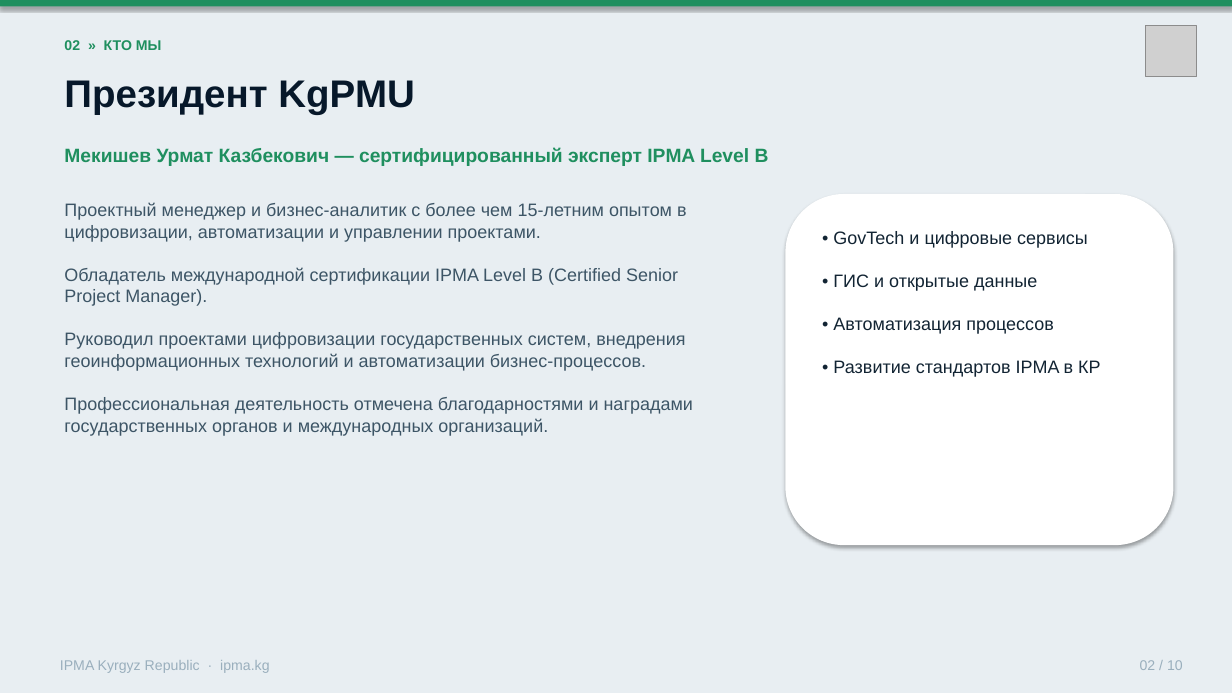
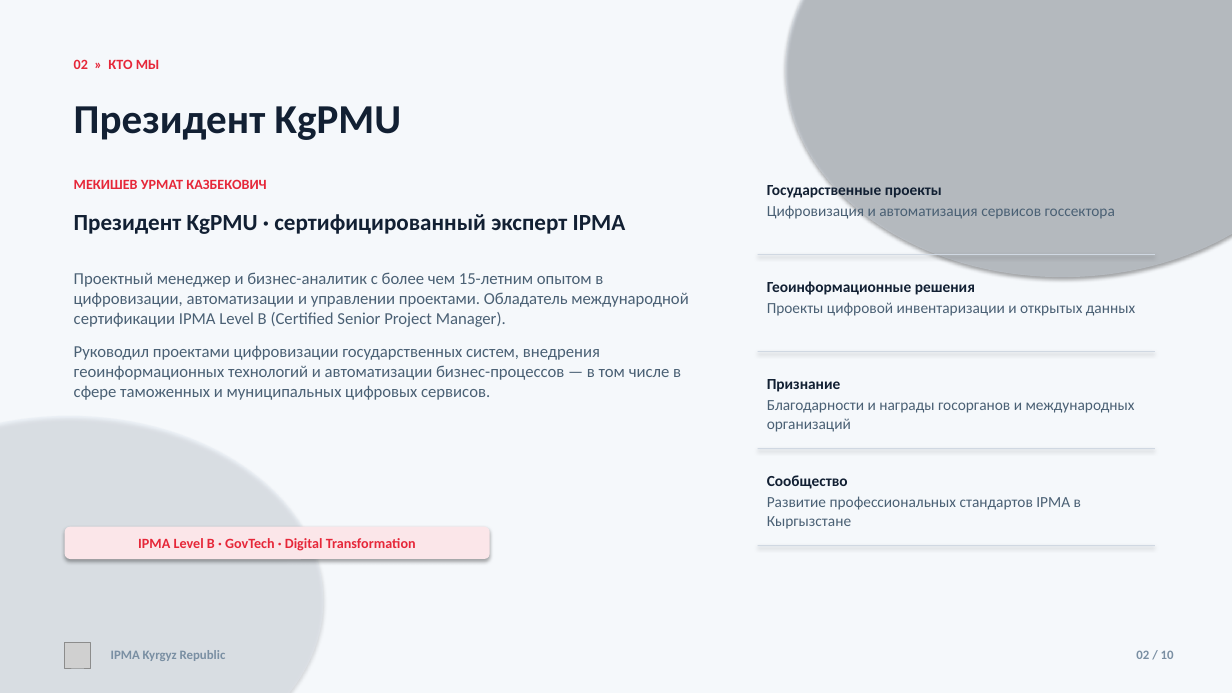
Before and after one commit to umekishev/umekishev, a slide deck: slide 2 of presentations/IPMA_Kyrgyzstan_CoD_Presentation.pptx. Drawn at 1232x693 pixels with LibreOffice and Linux fonts; fonts in the diff are those of the drawing; grey boxes stand for pictures. Boxes give left, top, right and bottom in pixels: in the first picture for what was removed or moved away, otherwise in the second. Text is boxed around its words. In the diff, an @@ line names an element or a change of style, - is before the commit and + after.

```diff
--- a/presentations/IPMA_Kyrgyzstan_CoD_Presentation.pptx
+++ b/presentations/IPMA_Kyrgyzstan_CoD_Presentation.pptx
@@ rectangle at (x1=0, y1=0, x2=1232, y2=693): fill #E8EEF2 to #F5F8FB @@
@@ rectangle removed at (x1=0, y1=0, x2=1232, y2=6) @@
@@ ellipse added at (x1=786, y1=0, x2=1232, y2=277), fill #DCE6F2 at 35% opacity @@
@@ text "02 » КТО МЫ" moved from (x1=64, y1=40, x2=162, y2=50) to (x1=74, y1=59, x2=160, y2=69) @@
@@ text "02 » КТО МЫ" at (x1=74, y1=59, x2=160, y2=69): font Arial to Calibri, text colour #1F8F5F to #E62739 @@
@@ text "Президент KgPMU" moved from (x1=64, y1=80, x2=415, y2=115) to (x1=74, y1=106, x2=401, y2=140) @@
@@ text "Президент KgPMU" at (x1=74, y1=106, x2=401, y2=140): size 30 to 32 pt, font Arial to Calibri, text colour #07182A to #122033 @@
@@ text at (x1=74, y1=179, x2=266, y2=189): text changed; size 15 to 11 pt; font Arial to Calibri; text colour #1F8F5F to #E62739 @@
-Мекишев Урмат Казбекович — сертифицированный эксперт IPMA Level B
+МЕКИШЕВ УРМАТ КАЗБЕКОВИЧ
@@ text added at (x1=767, y1=182, x2=1115, y2=219), 12 pt, text #4A6074 @@
+Государственные проекты
+Цифровизация и автоматизация сервисов госсектора
@@ rounded rectangle removed at (x1=786, y1=194, x2=1174, y2=545) @@
@@ text added at (x1=74, y1=214, x2=626, y2=234), 18 pt, text #122033, bold @@
+Президент KgPMU · сертифицированный эксперт IPMA
@@ text removed at (x1=833, y1=231, x2=1100, y2=377) @@
-• GovTech и цифровые сервисы
-• ГИС и открытые данные
-• Автоматизация процессов
-• Развитие стандартов IPMA в КР
@@ rectangle added at (x1=758, y1=254, x2=1155, y2=255), fill #D0D8E2 @@
@@ text at (x1=74, y1=272, x2=688, y2=400): text changed; size 14 to 13 pt; font Arial to Calibri; text colour #3D5566 to #4A6074 @@
-Проектный менеджер и бизнес-аналитик с более чем 15-летним опытом в цифровизации, автоматизации и управлении проектами.
-Обладатель международной сертификации IPMA Level B (Certified Senior Project Manager).
-Руководил проектами цифровизации государственных систем, внедрения геоинформационных технологий и автоматизации бизнес-процессов.
-Профессиональная деятельность отмечена благодарностями и наградами государственных органов и международных организаций.
+Проектный менеджер и бизнес-аналитик с более чем 15-летним опытом в цифровизации, автоматизации и управлении проектами. Обладатель международной сертификации IPMA Level B (Certified Senior Project Manager).
+Руководил проектами цифровизации государственных систем, внедрения геоинформационных технологий и автоматизации бизнес-процессов — в том числе в сфере таможенных и муниципальных цифровых сервисов.
@@ text added at (x1=767, y1=281, x2=1135, y2=316), 12 pt, text #4A6074 @@
+Геоинформационные решения
+Проекты цифровой инвентаризации и открытых данных
@@ rectangle added at (x1=758, y1=351, x2=1155, y2=352), fill #D0D8E2 @@
@@ text added at (x1=767, y1=379, x2=1135, y2=432), 12 pt, text #4A6074 @@
+Признание
+Благодарности и награды госорганов и международных организаций
@@ ellipse added at (x1=0, y1=416, x2=323, y2=693), fill #E3EBF4 at 40% opacity @@
@@ rectangle added at (x1=758, y1=448, x2=1155, y2=449), fill #D0D8E2 @@
@@ text added at (x1=767, y1=475, x2=1081, y2=529), 12 pt, text #4A6074 @@
+Сообщество
+Развитие профессиональных стандартов IPMA в Кыргызстане
@@ rounded rectangle added at (x1=65, y1=527, x2=490, y2=559), fill #FBE6E9, 11 pt, text #E62739, bold @@
+IPMA Level B · GovTech · Digital Transformation
@@ rectangle added at (x1=758, y1=545, x2=1155, y2=546), fill #D0D8E2 @@
@@ picture resized from (x1=1146, y1=26, x2=1197, y2=77) to (x1=65, y1=642, x2=91, y2=668) @@
@@ text at (x1=111, y1=650, x2=226, y2=661): text changed; size 11 to 10 pt; font Arial to Calibri; text colour #9AAFBD to #7A8FA3; bold on @@
-IPMA Kyrgyz Republic · ipma.kg
+IPMA Kyrgyz Republic
@@ text "02 / 10" moved from (x1=1140, y1=660, x2=1183, y2=670) to (x1=1136, y1=650, x2=1174, y2=659) @@
@@ text "02 / 10" at (x1=1136, y1=650, x2=1174, y2=659): size 11 to 10 pt, font Arial to Calibri, text colour #9AAFBD to #7A8FA3, bold on @@
```
Also in this commit, not shown: 9 other slides changed.
